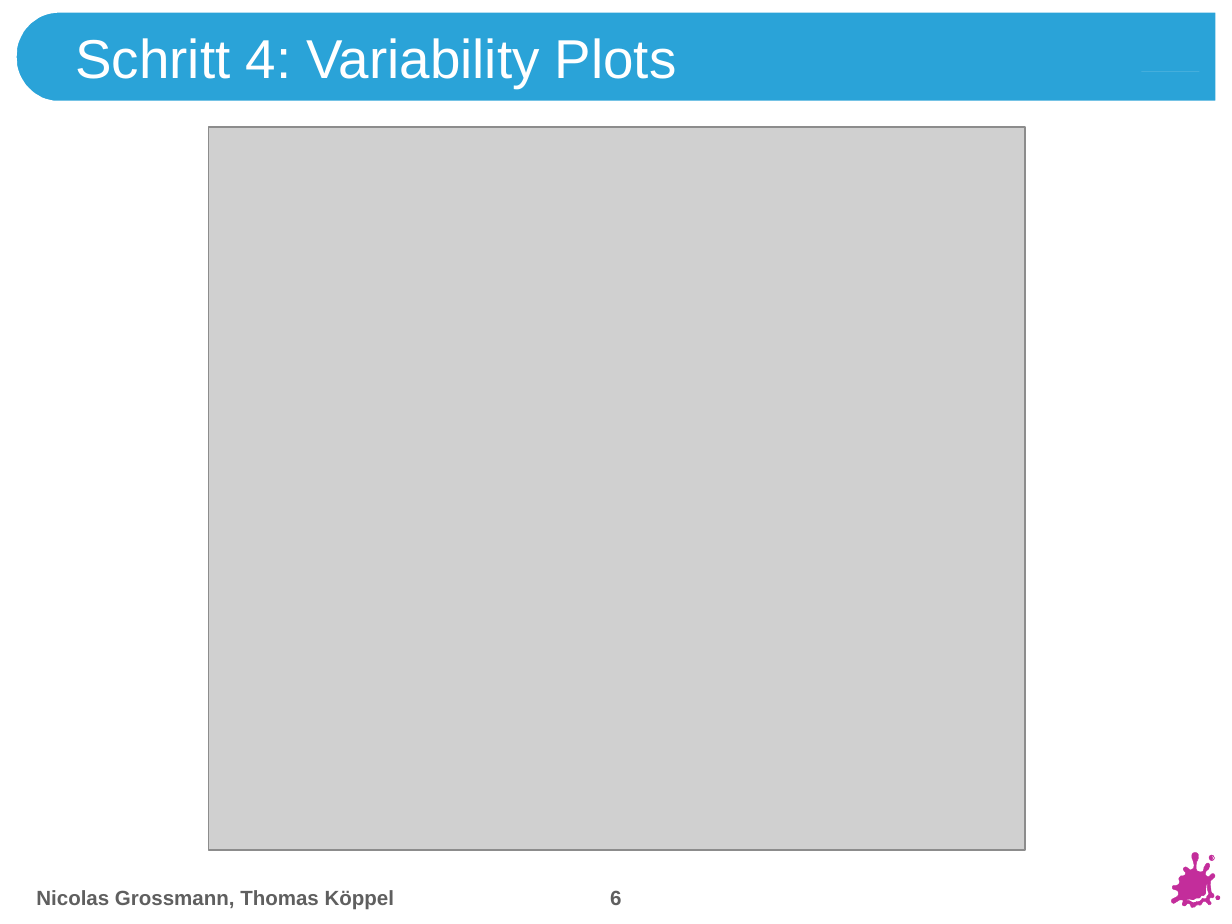
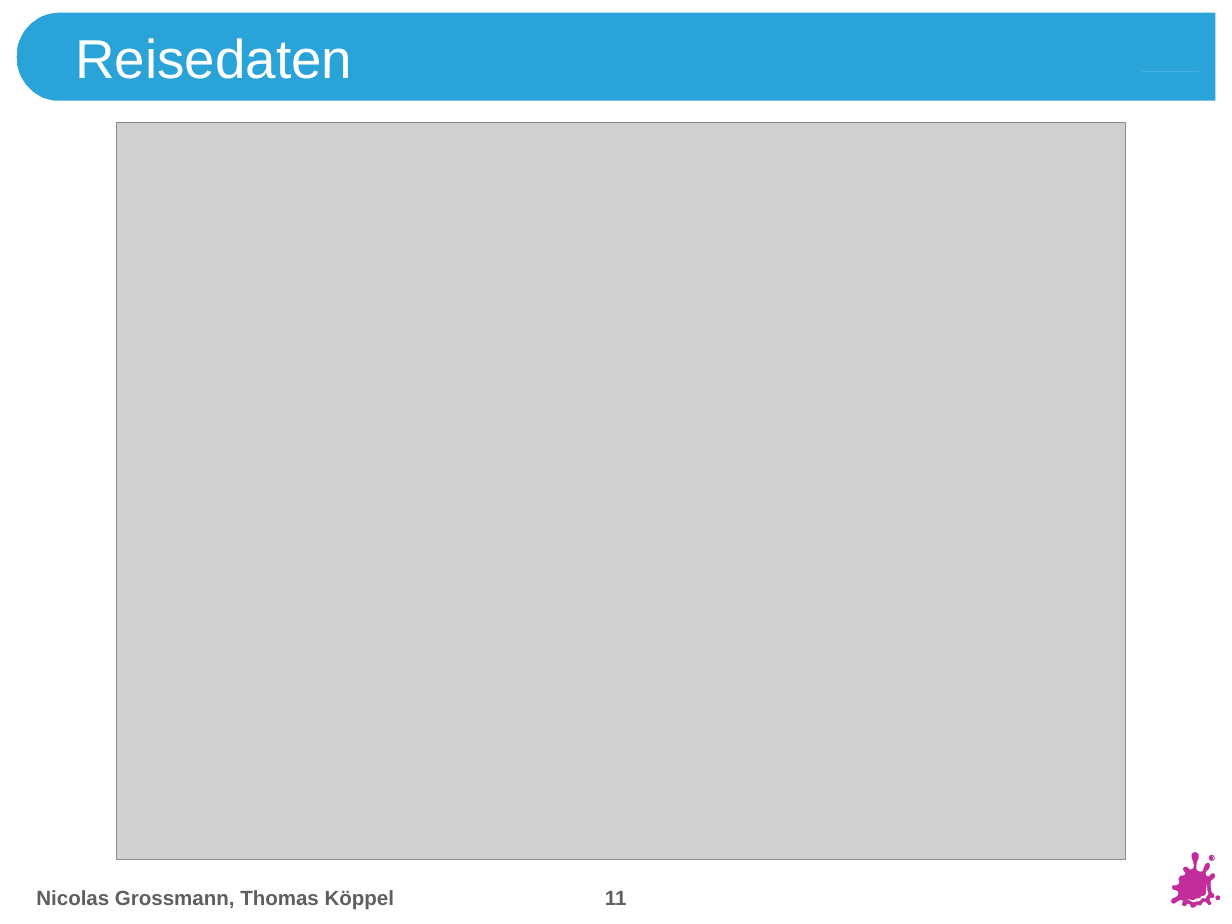
Before and after one commit to e1325103/SVP, a slide deck: slide 11 of Presentation/Presentation186.pptx (slide 6 before the commit). Drawn at 1232x924 pixels with LibreOffice and Linux fonts; fonts in the diff are those of the drawing; grey boxes stand for pictures; background and template pictures are left out. Boxes give left, top, right and bottom in pixels: in the first picture for what was removed or moved away, otherwise in the second. Text is boxed around its words. In the diff, an @@ line names an element or a change of style, - is before the commit and + after.

```diff
--- a/Presentation/Presentation186.pptx
+++ b/Presentation/Presentation186.pptx
@@ title at [75,38,352,79]: text changed @@
-Schritt 4: Variability Plots
+Reisedaten
@@ picture: place and size @@
-picture at [208,127,1025,850]
+picture at [116,122,1125,860]
@@ page number at [605,891,627,905]: text changed @@
-6
+11
```
Also in this commit, not shown: 4 other slides changed, 7 slides added, 6 other files.
